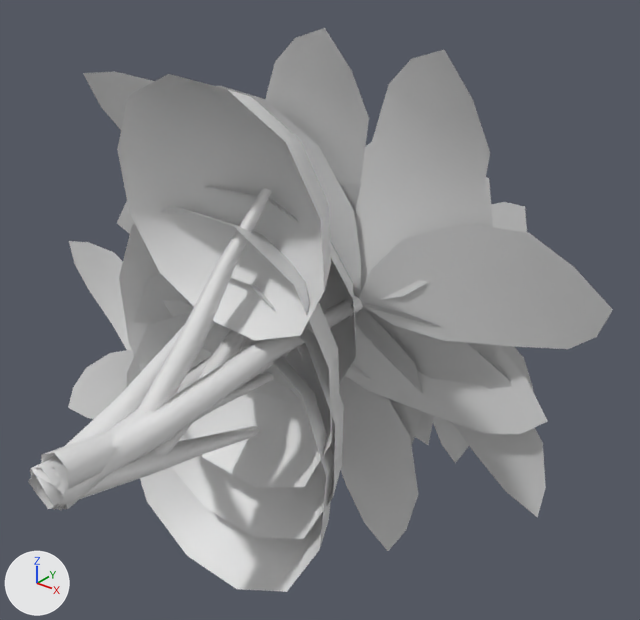
One commit to the Blender file Assets/Meshes/Trees.blend: the scene before it, then after it.
Rendered twice from a 50 mm camera at (5.83, -3.59, 4.79) aimed at (0.56, 2.99, 0.71). The axes (+X, +Y, +Z) are drawn at lower left. The lights are the same throughout.

Objects in the first picture: 'Tree_01_01', 'Tree_01_02', 'Tree_01_03', 'Tree_02_01', 'Tree_02_02', 'Tree_02_03'.
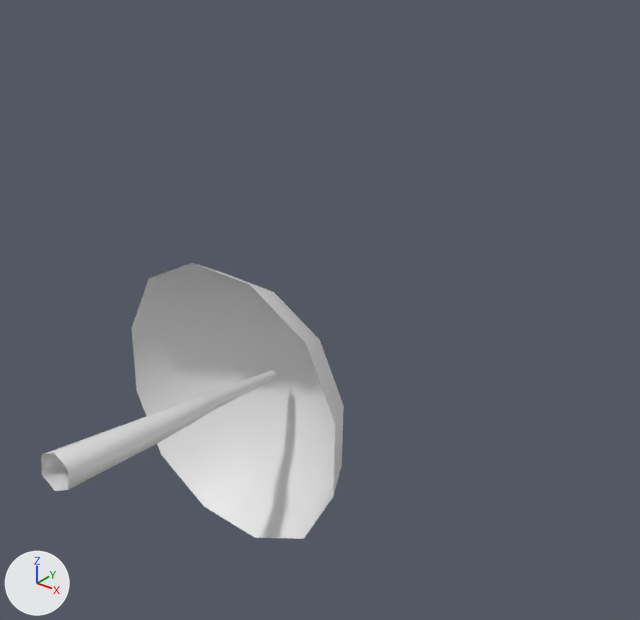
What differs and where, as boxes [x1, y1, x2, y2] in the pictures (640 x 620 px):
'Tree_02_02', hidden
    before: [31, 50, 613, 517]
'Tree_01_03', hidden
    before: [36, 74, 340, 509]
'Tree_02_03', hidden
    before: [28, 28, 534, 510]
'Tree_01_02', hidden
    before: [37, 186, 356, 592]
'Tree_02_01', hidden
    before: [30, 177, 547, 551]
'Tree_01_01', unchanged, uncovered by the edit
    before: [41, 270, 344, 539]
    after: [41, 263, 344, 539]

What changed in the scene script:
```text
Change ob_tree_02_03:
    add ob_tree_02_03.hide_viewport = True
Change ob_tree_01_03:
    add ob_tree_01_03.hide_viewport = True
Change ob_tree_02_01:
    add ob_tree_02_01.hide_viewport = True
Change ob_tree_02_02:
    add ob_tree_02_02.hide_viewport = True
Change ob_tree_01_02:
    add ob_tree_01_02.hide_viewport = True
```
